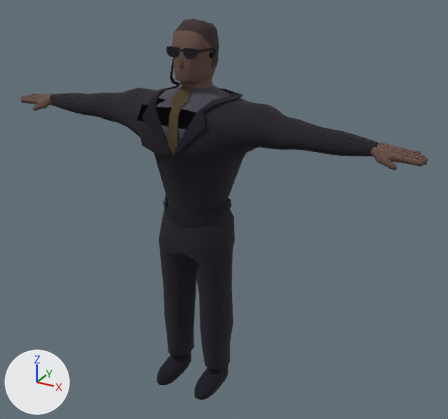
What one commit did to the FBX model Assets/Meshes/Characters/guard animated.fbx.
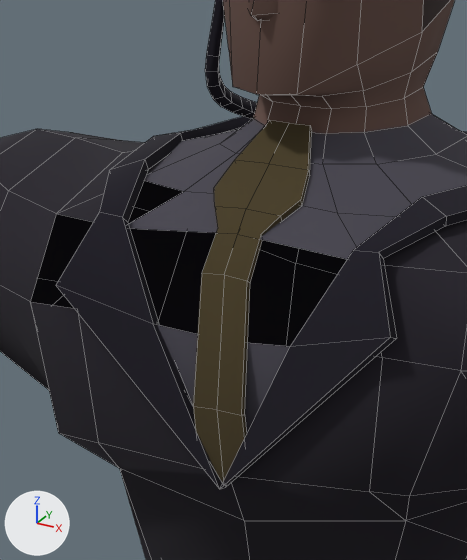
Each version appears first whole from a 50 mm lens placed at (1.571, -2.558, 2.347), pointed at (0.132, 0.058, 1.039), and next in a close-up on the part from 29% to 49% of the width and 15% to 41% of the height. The axes (+X, +Y, +Z) are drawn at lower left. The lights are the same throughout. The first two pictures are the older version. The close-ups show mesh edges as thin lines. Where no turn or scale is listed for an object, it has been applied to the vertices. Vertices at exactly the same position are counted once.

Objects in the first close-up: 'Guard'.
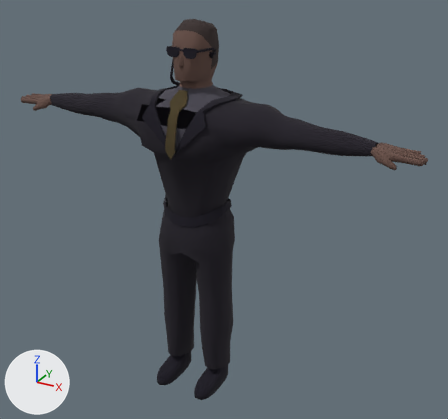
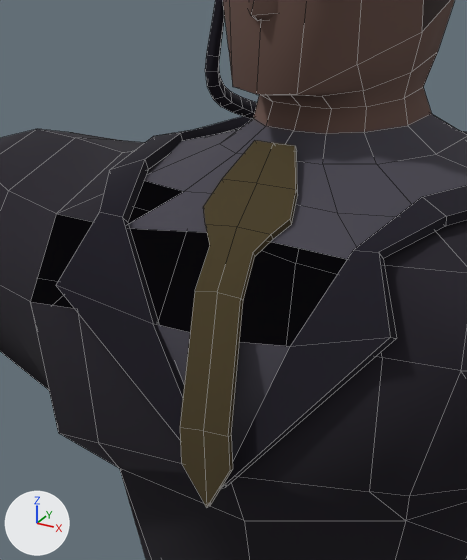
The newer file is also rescaled (x0.894) as a whole; pictures and numbers use the older file's frame.

Edits to the bpy script that builds the scene:
```text
Change me_cube:
    where me_cube.from_pydata(...)  # 1582 vertices, 1529 faces; spans x -1.14..1.14, y -0.15..0.24, z 0.0..2.0
    used by ob_guard; location = (0.0, -0.08, 0.002)
    me_cube part 1: the loose piece of 44 vertices spanning x -0.05..0.05, y -0.13..0.01, z 1.39..1.7 is moved by (0.0, -0.02, -0.01)
```

Where the change shows, as pixel boxes [x1, y1, x2, y2] in the close-ups (467 x 560 px; the box of a moved part takes in the faces that stretch with it):
part 1 of me_cube, moved or reshaped: before [193, 120, 312, 483]; after [180, 140, 297, 508]
